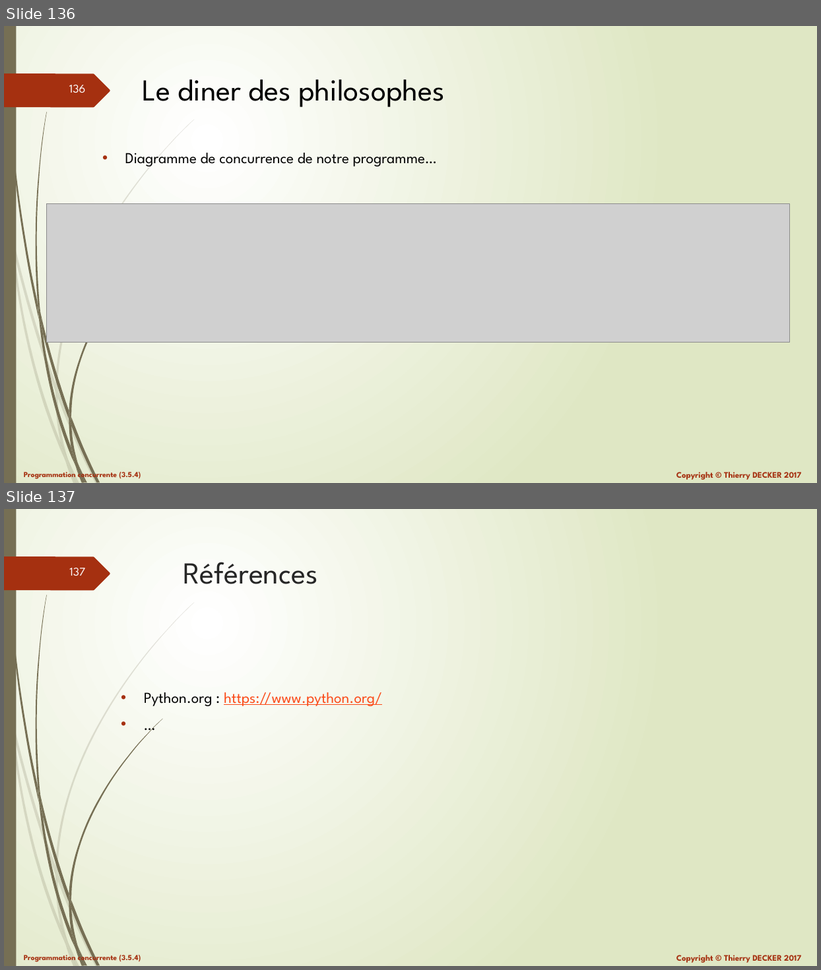
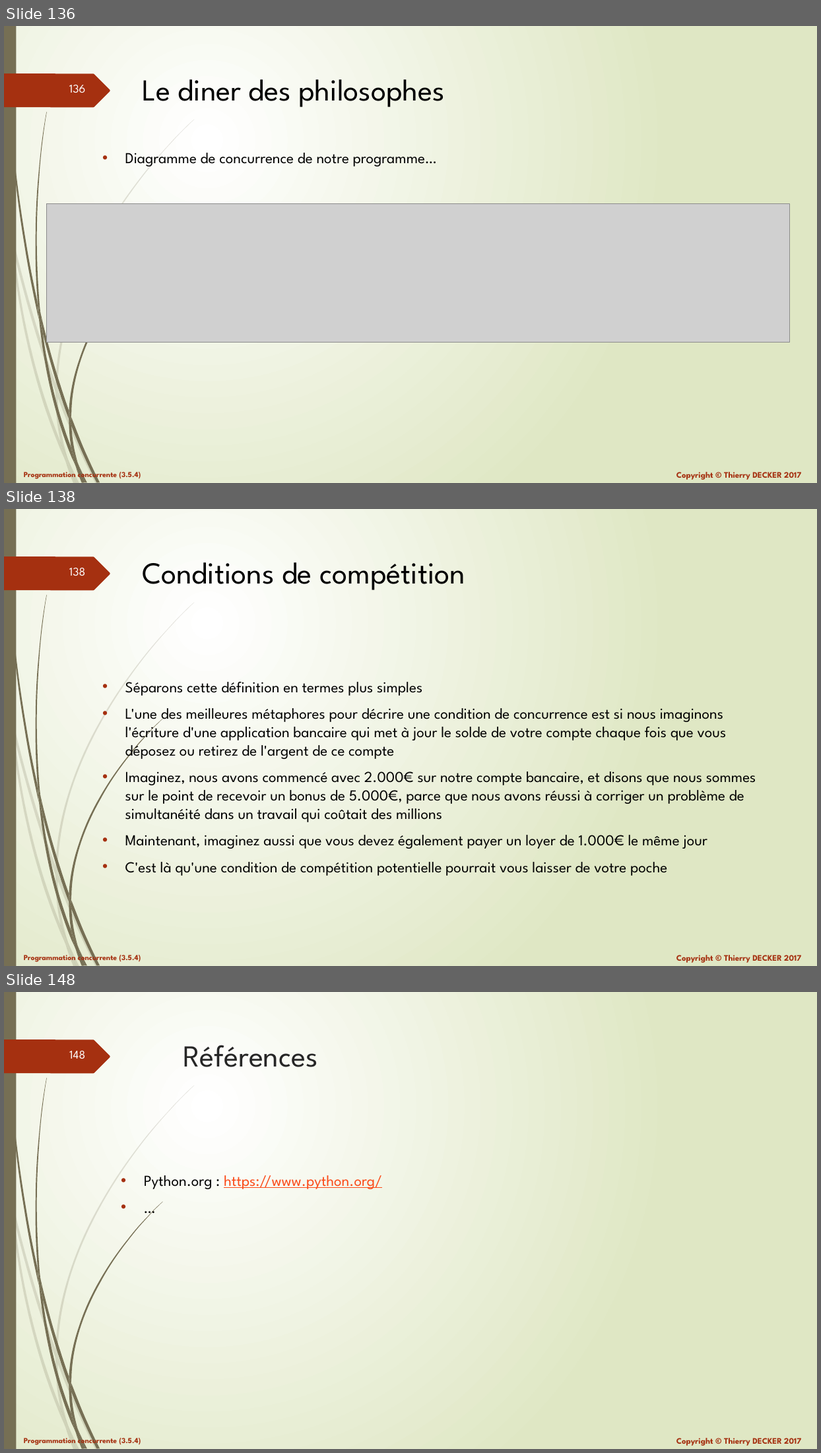
Before and after one commit to VikmanTheRacoon/learning-python, a slide deck: documentations/python-103.pptx. Shown one above the other, each under a label of ours: slides 136 and 137 before the commit, slides 136, 138 and 148 after it; the slides between them are not shown. The pictures are 821x970 and 821x1453 pixels, drawn with LibreOffice and Linux fonts; fonts in the diff are those of the drawing; grey boxes stand for pictures. Boxes give left, top, right and bottom in pixels: in the first picture for what was removed or moved away, otherwise in the second. Text is boxed around its words. In the diff, an @@ line names an element or a change of style, - is before the commit and + after.

```diff
--- a/documentations/python-103.pptx
+++ b/documentations/python-103.pptx
@@ slide 138 added at bbox=[4, 509, 817, 966], background gradient #FFFFFF to #DFE8C4; not listed: 27 template elements that a slide beside it also shows @@
@@ title added at bbox=[142, 562, 465, 590], 36 pt, text #000000 @@
+Conditions de compétition
@@ text added at bbox=[125, 682, 756, 876], 18 pt, text #000000 @@
+• Séparons cette définition en termes plus simples
+• L'une des meilleures métaphores pour décrire une condition de concurrence est si nous imaginons l'écriture d'une application bancaire qui met à jour le solde de votre compte chaque fois que vous déposez ou retirez de l'argent de ce compte
+• Imaginez, nous avons commencé avec 2.000€ sur notre compte bancaire, et disons que nous sommes sur le point de recevoir un bonus de 5.000€, parce que nous avons réussi à corriger un problème de simultanéité dans un travail qui coûtait des millions
+• Maintenant, imaginez aussi que vous devez également payer un loyer de 1.000€ le même jour
+• C'est là qu'une condition de compétition potentielle pourrait vous laisser de votre poche
@@ what was slide 137 is now slide 148 @@
@@ page number at bbox=[69, 1051, 85, 1059]: text changed @@
-137
+148
```
Also in this commit, not shown: 10 other slides added, 1 other file.
